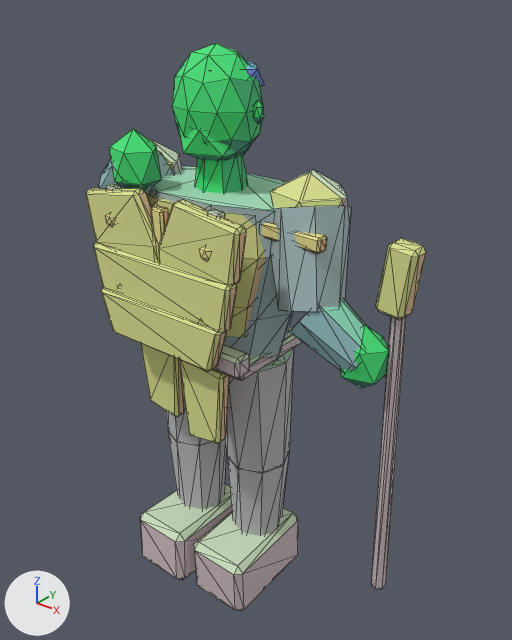
The glTF model assets/exports/npc/npc_guard_work_v01.glb: old version first, new version second.
Rendered twice from a 50 mm camera at (1.53, -1.73, 2.21) aimed at (0.14, 0.0, 1.13). The lights are fixed; the arrows at lower left show +X, +Y and +Z. The older version comes first. Mesh edges are drawn as thin lines. Vertices at exactly the same position are counted once.

Script lines for the objects in view, before the commit:
```python
me_geo_npc_guard_work_v01 = bpy.data.meshes.new('GEO_npc_guard_work_v01')
me_geo_npc_guard_work_v01.from_pydata(...)  # 904 vertices, 1632 faces; spans x -0.48..0.74, y -0.34..0.2, z -0.01..2.02
me_geo_npc_guard_work_v01.materials.append(mat_mat_npc_indexed)
ob_geo_npc_guard_work_v01 = bpy.data.objects.new('GEO_npc_guard_work_v01', me_geo_npc_guard_work_v01)
ob_geo_npc_guard_work_v01.location = (0.0, 0.0, 0.0)
```
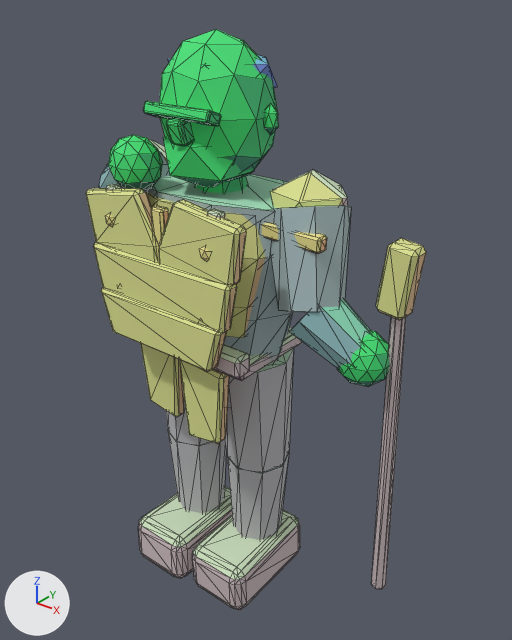
Pixel boxes [x1, y1, x2, y2] of what changed, in the pictures (512 x 640 px):
'GEO_npc_guard_work_v01', reshaped: before [86, 43, 426, 611]; after [86, 29, 426, 610]
part 1 of me_geo_npc_guard_work_v01, added (green): after [108, 135, 163, 190]
part 2 of me_geo_npc_guard_work_v01, added (green): after [337, 330, 389, 387]
part 3 of me_geo_npc_guard_work_v01, added (green): after [159, 29, 278, 182]
part 4 of me_geo_npc_guard_work_v01, added (green): after [163, 136, 255, 187]
part 5 of me_geo_npc_guard_work_v01, added: after [264, 104, 279, 135]
part 6 of me_geo_npc_guard_work_v01, added: after [168, 55, 277, 88]
part 7 of me_geo_npc_guard_work_v01, rebuilt: before [141, 484, 232, 580]; after [138, 487, 232, 578]
part 8 of me_geo_npc_guard_work_v01, rebuilt: before [194, 507, 298, 611]; after [192, 509, 300, 610]
part 9 of me_geo_npc_guard_work_v01, added (green): after [143, 101, 221, 126]
part 10 of me_geo_npc_guard_work_v01, added (green): after [166, 118, 193, 146]
part 11 of me_geo_npc_guard_work_v01, deleted (green): before [340, 325, 389, 388]
part 12 of me_geo_npc_guard_work_v01, deleted: before [181, 61, 265, 86]
part 13 of me_geo_npc_guard_work_v01, deleted: before [253, 100, 264, 124]
part 14 of me_geo_npc_guard_work_v01, deleted (green): before [109, 129, 161, 191]
part 15 of me_geo_npc_guard_work_v01, built on: before [172, 43, 264, 193]; after [195, 176, 248, 193]

The change in detail:
me_geo_npc_guard_work_v01 is used by ob_geo_npc_guard_work_v01; location (0.0, 0.0, 0.0).
me_geo_npc_guard_work_v01 had 904 vertices, 1632 faces and spanned x -0.48..0.74, y -0.34..0.2, z -0.01..2.02.
me_geo_npc_guard_work_v01 now has 1232 vertices, 2276 faces and spans x -0.48..0.74, y -0.34..0.2, z 0.0..2.06.
me_geo_npc_guard_work_v01 part 1: a new loose piece, an icosphere of 80 faces spanning x -0.29..-0.11, y -0.27..-0.11, z 1.57..1.75, in mat_mat_npc_indexed.
me_geo_npc_guard_work_v01 part 2: a new loose piece, an icosphere of 80 faces spanning x 0.5..0.68, y -0.11..0.05, z 1.06..1.24, in mat_mat_npc_indexed.
me_geo_npc_guard_work_v01 part 3: a new loose piece, an icosphere of 80 faces spanning x -0.2..0.2, y -0.18..0.16, z 1.59..2.06, in mat_mat_npc_indexed.
me_geo_npc_guard_work_v01 part 4: a new loose piece, an icosphere of 20 faces spanning x -0.15..0.15, y -0.19..0.08, z 1.58..1.81, in mat_mat_npc_indexed.
me_geo_npc_guard_work_v01 part 5: a new loose piece, an icosphere of 20 faces spanning x 0.179..0.231, y -0.024..0.016, z 1.771..1.865, in mat_mat_npc_indexed.
me_geo_npc_guard_work_v01 part 6: a new loose piece, an icosphere of 20 faces spanning x -0.18..0.18, y -0.13..0.16, z 1.85..2.02, in mat_mat_npc_indexed.
me_geo_npc_guard_work_v01 part 7: the loose piece of 24 vertices spanning x -0.26..-0.01, y -0.28..0.13, z -0.01..0.24 is rebuilt with 96 vertices and now spans x -0.27..-0.01, y -0.29..0.14, z 0.0..0.22.
me_geo_npc_guard_work_v01 part 8: the loose piece of 24 vertices spanning x 0.01..0.26, y -0.25..0.16, z -0.01..0.24 is rebuilt with 96 vertices and now spans x 0.01..0.27, y -0.26..0.17, z 0.0..0.22.
me_geo_npc_guard_work_v01 part 9: a new loose piece of 56 vertices spanning x -0.13..0.13, y -0.21..-0.14, z 1.81..1.86, in mat_mat_npc_indexed.
me_geo_npc_guard_work_v01 part 10: a new loose piece of 56 vertices spanning x -0.03..0.03, y -0.21..-0.15, z 1.74..1.83, in mat_mat_npc_indexed.
me_geo_npc_guard_work_v01 part 11: the loose piece of 12 vertices spanning x 0.5..0.68, y -0.1..0.04, z 1.04..1.26 is deleted.
me_geo_npc_guard_work_v01 part 12: the loose piece of 12 vertices spanning x -0.14..0.14, y -0.09..0.13, z 1.87..1.99 is deleted.
me_geo_npc_guard_work_v01 part 13: the loose piece of 12 vertices spanning x 0.14..0.18, y -0.02..0.01, z 1.8..1.87 is deleted.
me_geo_npc_guard_work_v01 part 14: the loose piece of 12 vertices spanning x -0.29..-0.11, y -0.26..-0.12, z 1.55..1.77 is deleted.
Part 15, on me_geo_npc_guard_work_v01:
54 vertices are removed from x -0.15..0.15, y -0.14..0.12, z 1.66..2.02.
100 faces are deleted.
8 vertices in x -0.07..0.07, y -0.07..0.07, z 1.7 move by (0.0, 0.0, -0.04).
Other edits to the shape of me_geo_npc_guard_work_v01 do not show in these pictures.
